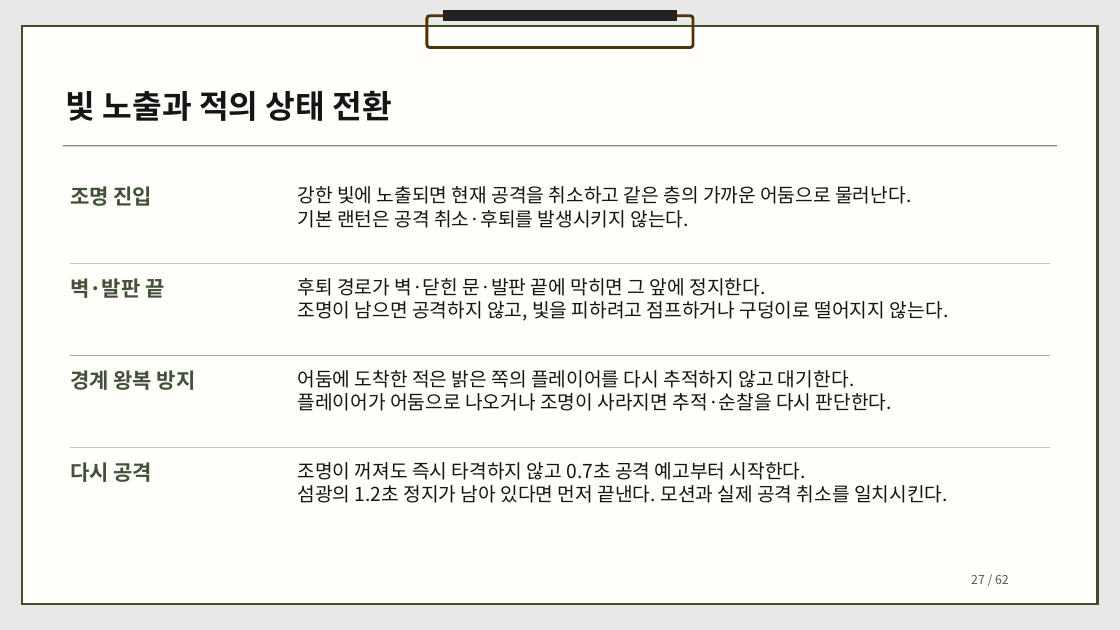
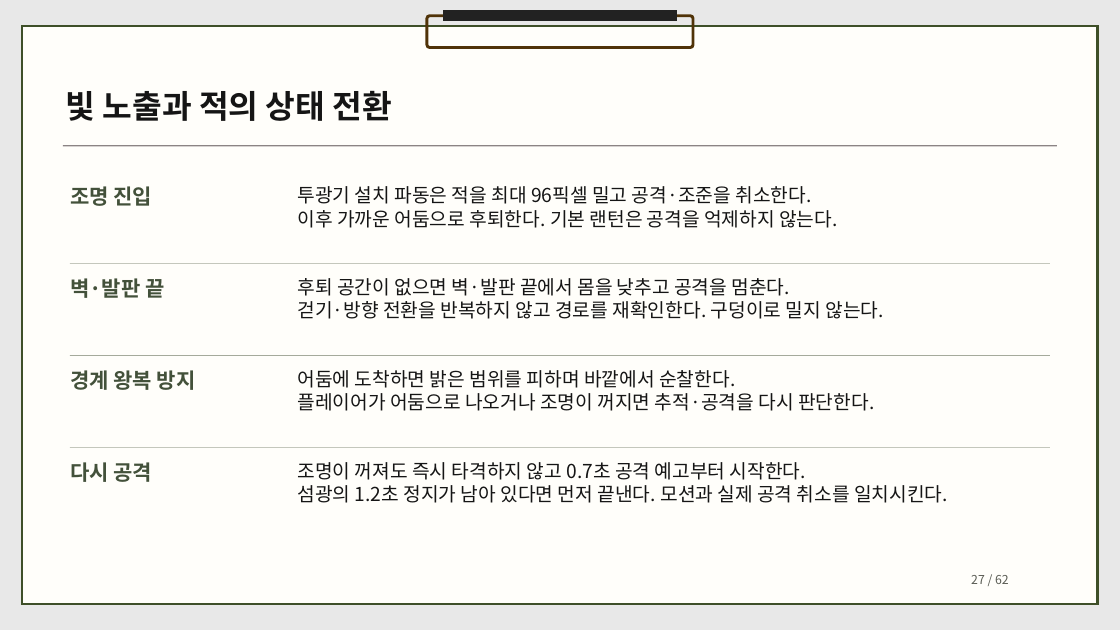
Before and after one commit to dbguswh/2Dgame_project, a slide deck: slide 27 of 2D게임프로그래밍 기획서.pptx. Drawn at 1120x630 pixels with LibreOffice and Linux fonts; fonts in the diff are those of the drawing. Boxes give left, top, right and bottom in pixels: in the first picture for what was removed or moved away, otherwise in the second. Text is boxed around its words. In the diff, an @@ line names an element or a change of style, - is before the commit and + after.

Commit message:
투광기 강화 수치·전투·시각 효과와 234개 검증을 PRD·기획서에 반영

```diff
--- a/2D게임프로그래밍 기획서.pptx
+++ b/2D게임프로그래밍 기획서.pptx
@@ text at [297,186,838,228]: text changed @@
-강한 빛에 노출되면 현재 공격을 취소하고 같은 층의 가까운 어둠으로 물러난다.
-기본 랜턴은 공격 취소·후퇴를 발생시키지 않는다.
+투광기 설치 파동은 적을 최대 96픽셀 밀고 공격·조준을 취소한다.
+이후 가까운 어둠으로 후퇴한다. 기본 랜턴은 공격을 억제하지 않는다.
@@ text at [297,278,884,319]: text changed @@
-후퇴 경로가 벽·닫힌 문·발판 끝에 막히면 그 앞에 정지한다.
-조명이 남으면 공격하지 않고, 빛을 피하려고 점프하거나 구덩이로 떨어지지 않는다.
+후퇴 공간이 없으면 벽·발판 끝에서 몸을 낮추고 공격을 멈춘다.
+걷기·방향 전환을 반복하지 않고 경로를 재확인한다. 구덩이로 밀지 않는다.
@@ text at [297,370,874,411]: text changed @@
-어둠에 도착한 적은 밝은 쪽의 플레이어를 다시 추적하지 않고 대기한다.
-플레이어가 어둠으로 나오거나 조명이 사라지면 추적·순찰을 다시 판단한다.
+어둠에 도착하면 밝은 범위를 피하며 바깥에서 순찰한다.
+플레이어가 어둠으로 나오거나 조명이 꺼지면 추적·공격을 다시 판단한다.
```
Also in this commit, not shown: 7 other slides changed, 3 other files.
